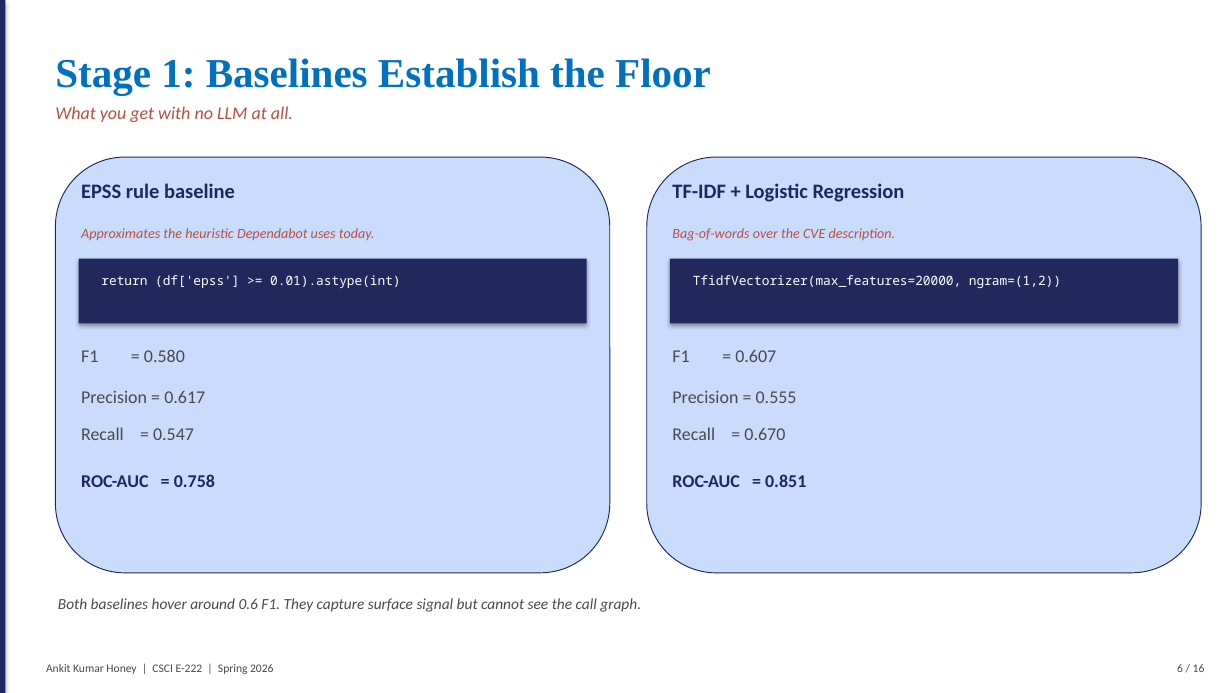
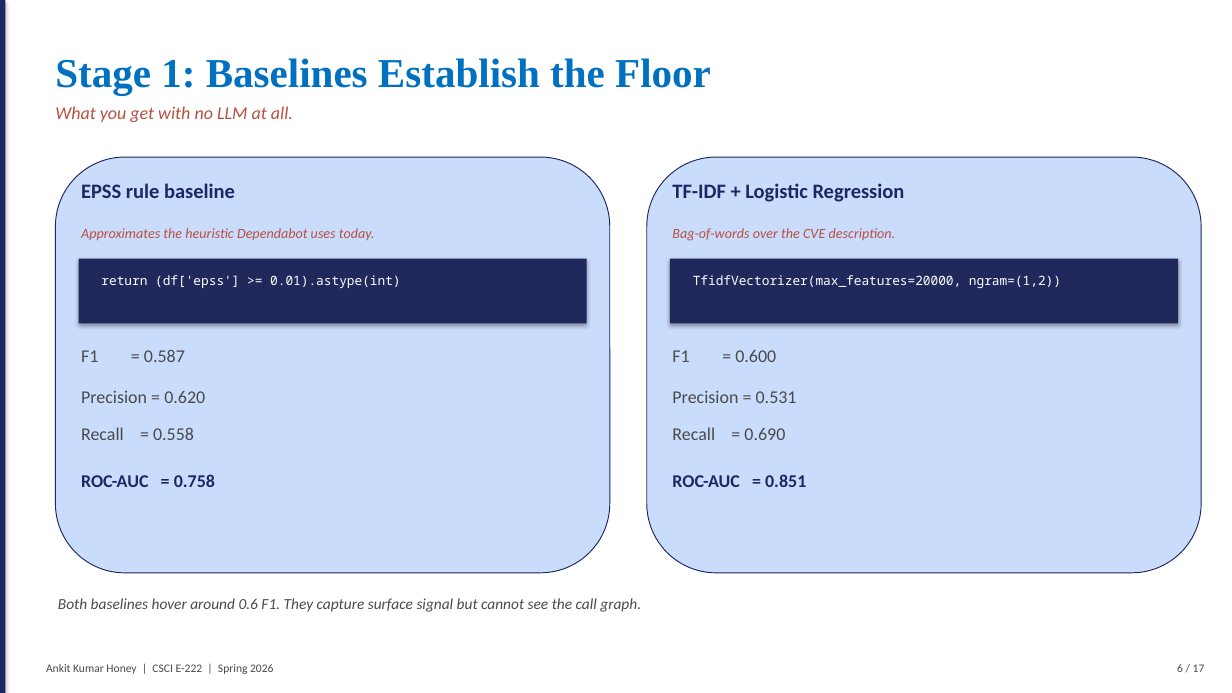
Before and after one commit to honeyankit/reachability-llm, a slide deck: slide 6 of reports/FalsePositive_SupplyChain_Honey.pptx. Drawn at 1232x693 pixels with LibreOffice and Linux fonts; fonts in the diff are those of the drawing. Boxes give left, top, right and bottom in pixels: in the first picture for what was removed or moved away, otherwise in the second. Text is boxed around its words. In the diff, an @@ line names an element or a change of style, - is before the commit and + after.

```diff
--- a/reports/FalsePositive_SupplyChain_Honey.pptx
+++ b/reports/FalsePositive_SupplyChain_Honey.pptx
@@ text at [81,350,185,362]: text changed @@
-F1 = 0.580
+F1 = 0.587
@@ text at [672,350,776,362]: text changed @@
-F1 = 0.607
+F1 = 0.600
@@ text at [81,390,205,403]: text changed @@
-Precision = 0.617
+Precision = 0.620
@@ text at [672,390,797,403]: text changed @@
-Precision = 0.555
+Precision = 0.531
@@ text at [81,427,194,440]: text changed @@
-Recall = 0.547
+Recall = 0.558
@@ text at [672,427,785,440]: text changed @@
-Recall = 0.670
+Recall = 0.690
@@ text at [1177,664,1205,672]: text changed @@
-6 / 16
+6 / 17
```
Also in this commit, not shown: 14 other slides changed, 2 slides added, 1 slide removed, 5 other files.
